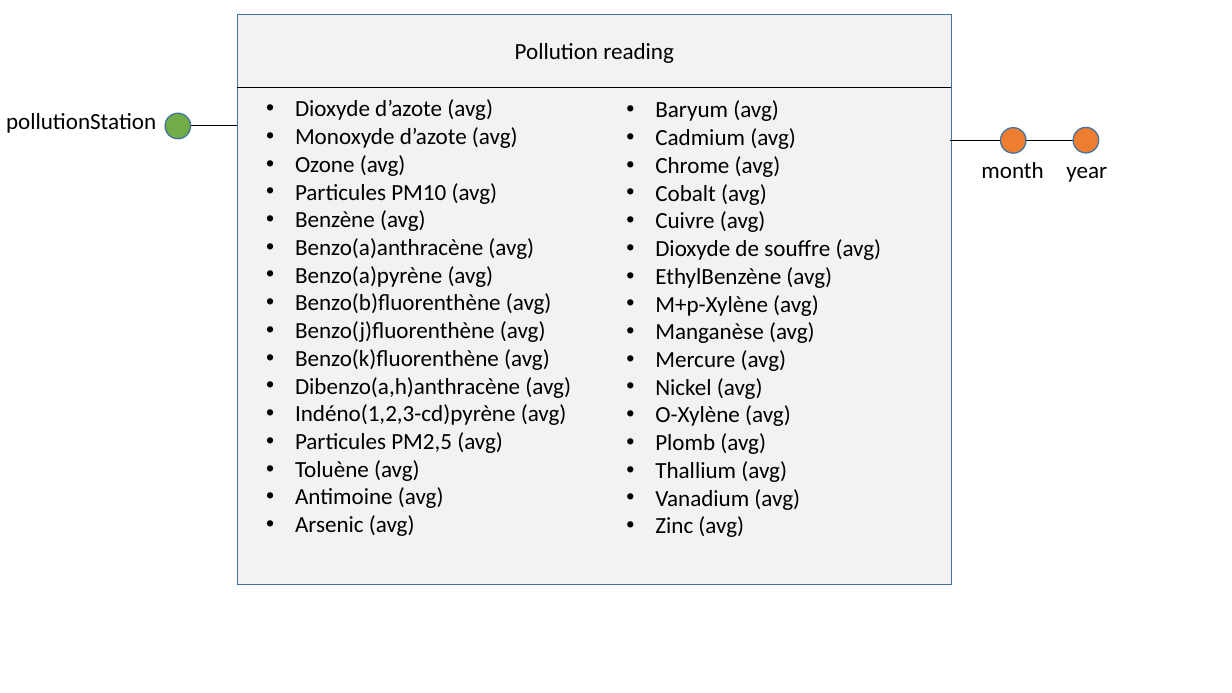
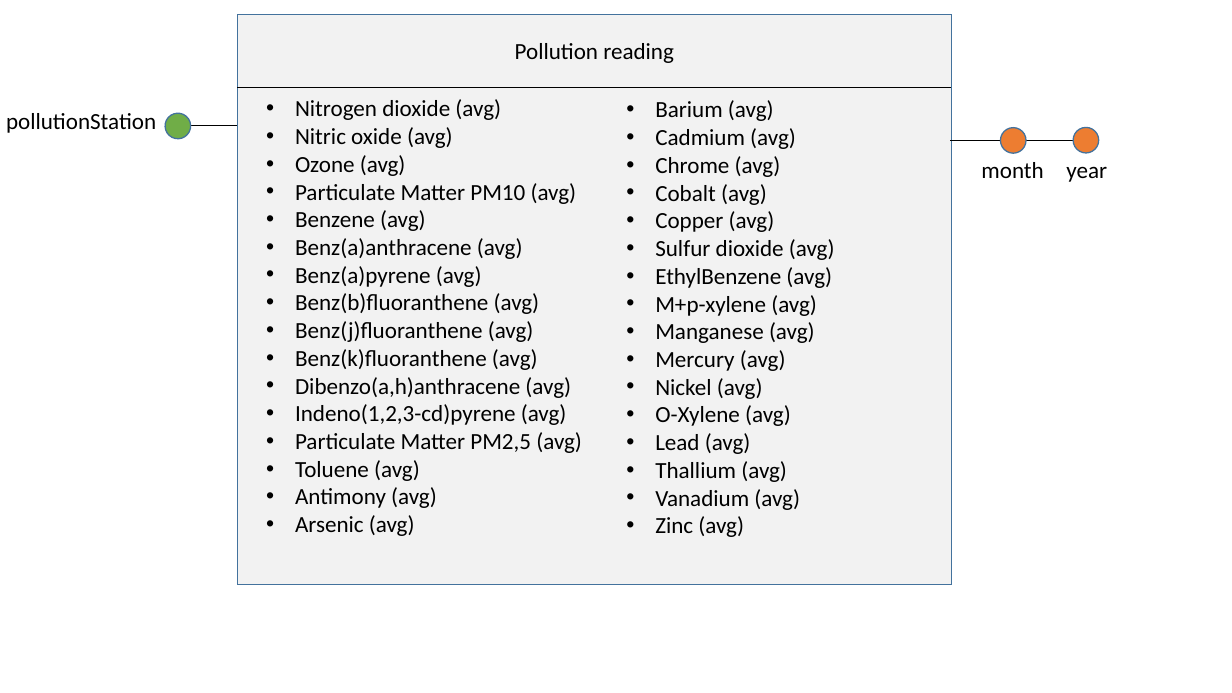
Before and after one commit to mroklom/Projet-Decisionnel-JVCTL, a slide deck: slide 2 of df-model/df-model.pptx. Drawn at 1232x693 pixels with LibreOffice and Linux fonts; fonts in the diff are those of the drawing. Boxes give left, top, right and bottom in pixels: in the first picture for what was removed or moved away, otherwise in the second. Text is boxed around its words. In the diff, an @@ line names an element or a change of style, - is before the commit and + after.

```diff
--- a/df-model/df-model.pptx
+++ b/df-model/df-model.pptx
@@ text at [295, 99, 501, 148]: text changed @@
-• Dioxyde d’azote (avg)
-• Monoxyde d’azote (avg)
+• Nitrogen dioxide (avg)
+• Nitric oxide (avg)
@@ text at [655, 100, 774, 121]: text changed @@
-• Baryum (avg)
+• Barium (avg)
@@ text at [295, 183, 582, 508]: text changed @@
-• Particules PM10 (avg)
-• Benzène (avg)
-• Benzo(a)anthracène (avg)
-• Benzo(a)pyrène (avg)
-• Benzo(b)fluorenthène (avg)
-• Benzo(j)fluorenthène (avg)
-• Benzo(k)fluorenthène (avg)
-• Dibenzo(a,h)anthracène (avg)
-• Indéno(1,2,3-cd)pyrène (avg)
-• Particules PM2,5 (avg)
-• Toluène (avg)
-• Antimoine (avg)
+• Particulate Matter PM10 (avg)
+• Benzene (avg)
+• Benz(a)anthracene (avg)
+• Benz(a)pyrene (avg)
+• Benz(b)fluoranthene (avg)
+• Benz(j)fluoranthene (avg)
+• Benz(k)fluoranthene (avg)
+• Dibenzo(a,h)anthracene (avg)
+• Indeno(1,2,3-cd)pyrene (avg)
+• Particulate Matter PM2,5 (avg)
+• Toluene (avg)
+• Antimony (avg)
@@ text at [655, 211, 835, 371]: text changed @@
-• Cuivre (avg)
-• Dioxyde de souffre (avg)
-• EthylBenzène (avg)
-• M+p-Xylène (avg)
-• Manganèse (avg)
-• Mercure (avg)
+• Copper (avg)
+• Sulfur dioxide (avg)
+• EthylBenzene (avg)
+• M+p-xylene (avg)
+• Manganese (avg)
+• Mercury (avg)
@@ text at [655, 405, 791, 454]: text changed @@
-• O-Xylène (avg)
-• Plomb (avg)
+• O-Xylene (avg)
+• Lead (avg)
```
Also in this commit, not shown: 10 other files.
